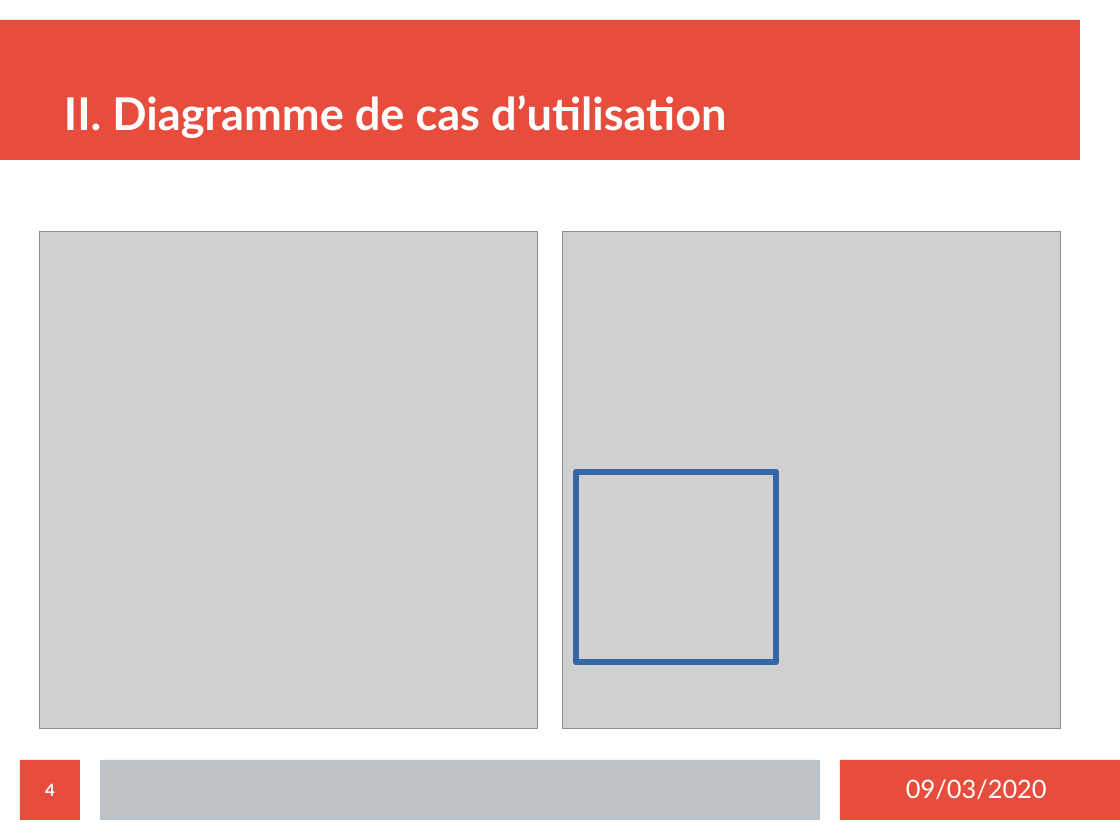
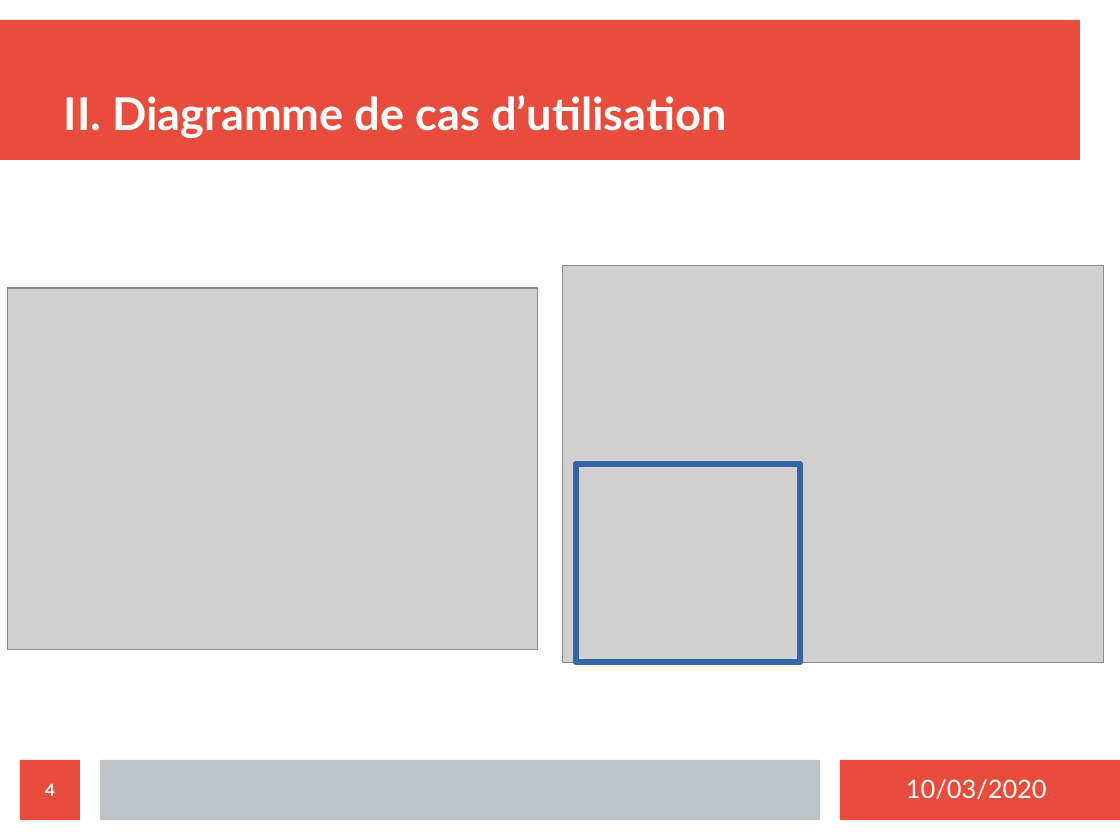
Before and after one commit to MezeretteBrice/Projet_Ronde, a slide deck: slide 4 of SOUTENANCE/Revue2/Revue2_CHEVREL.odp. Drawn at 1120x840 pixels with LibreOffice and Linux fonts; fonts in the diff are those of the drawing; grey boxes stand for pictures. Boxes give left, top, right and bottom in pixels: in the first picture for what was removed or moved away, otherwise in the second. Text is boxed around its words. In the diff, an @@ line names an element or a change of style, - is before the commit and + after.

```diff
--- a/SOUTENANCE/Revue2/Revue2_CHEVREL.odp
+++ b/SOUTENANCE/Revue2/Revue2_CHEVREL.odp
@@ picture: place and size @@
-picture at (563,231,1061,729)
+picture at (563,266,1105,663)
@@ picture: place and size @@
-picture at (40,231,538,729)
+picture at (8,288,539,649)
@@ rectangle: place and size @@
-rectangle at (576,473,776,663)
+rectangle at (576,464,800,663)
@@ text at (906,779,1047,799): text changed @@
-09/03/2020
+10/03/2020
```
Also in this commit, not shown: 13 other slides changed.
